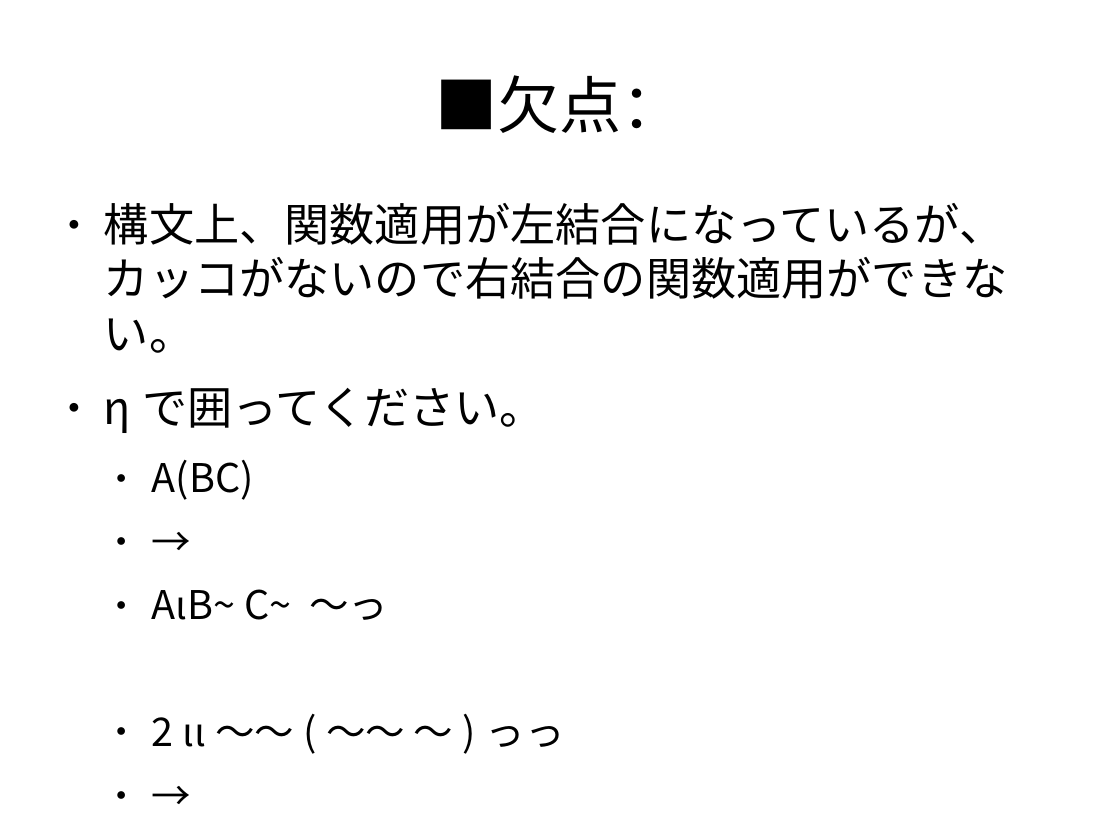
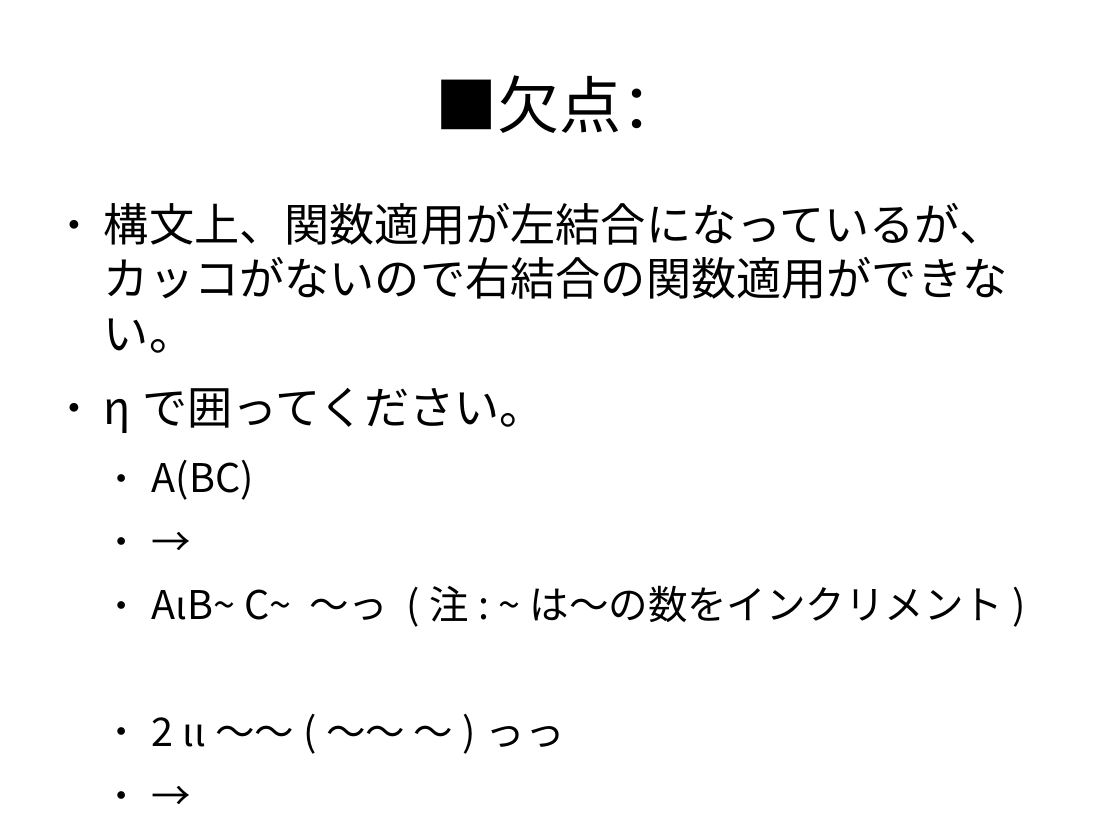
Before and after one commit to dec9ue/script-water, a slide deck: slide 10 of slide.odp. Drawn at 1120x840 pixels with LibreOffice and Linux fonts; fonts in the diff are those of the drawing. Boxes give left, top, right and bottom in pixels: in the first picture for what was removed or moved away, otherwise in the second. Text is boxed around its words. In the diff, an @@ line names an element or a change of style, - is before the commit and + after.

Commit message:
remove rhino & slide modified

```diff
--- a/slide.odp
+++ b/slide.odp
@@ text at [152, 585, 1003, 622]: text changed @@
-  ● AιB~ C~ ～っ
+  ● AιB~ C~ ～っ (注: ~は～の数をインクリメント)
```
Also in this commit, not shown: 1 other file.
